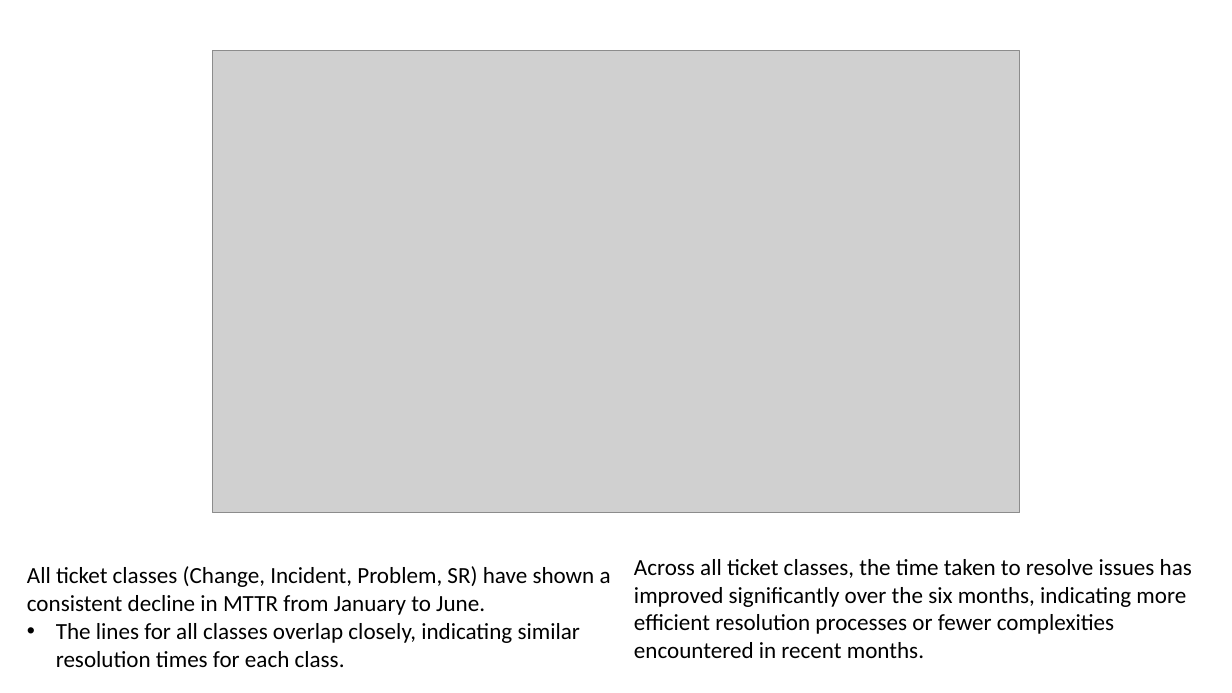
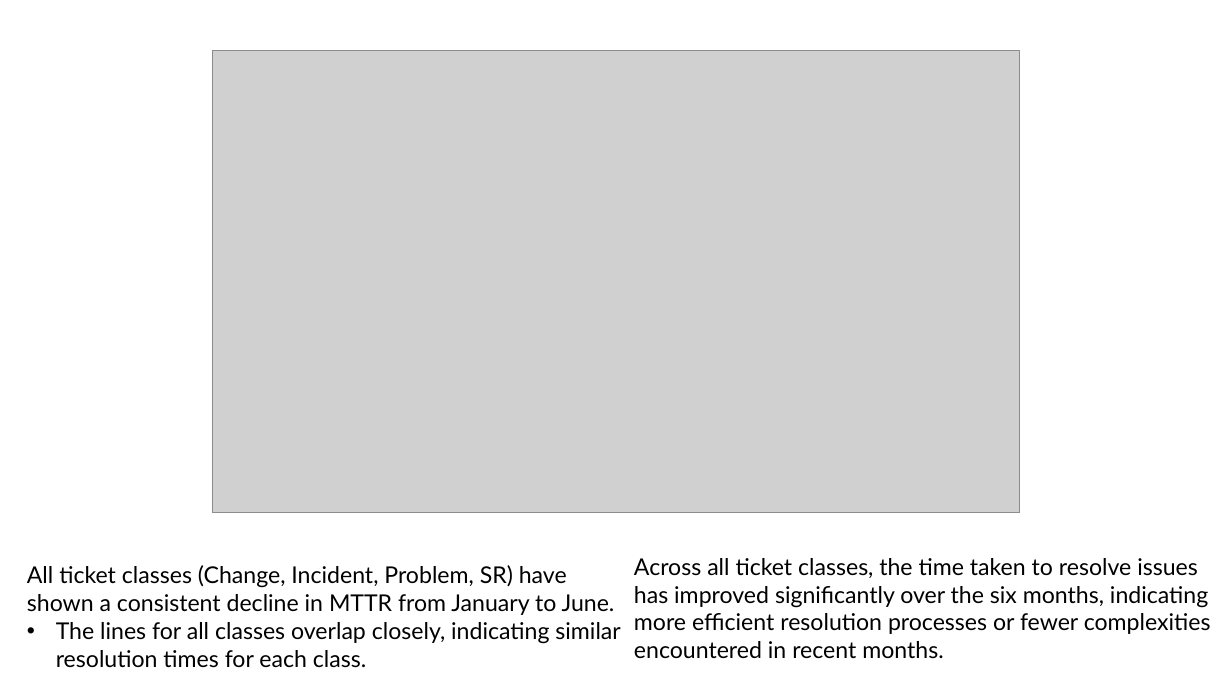
Before and after one commit to chvaldez10/MEng-Fall-Group, a slide deck: slide 5 of ENSF 607/Assignment 3/documents/Ticket Dashboard Presentation.pptx. Drawn at 1232x693 pixels with LibreOffice and Linux fonts; fonts in the diff are those of the drawing; grey boxes stand for pictures. Boxes give left, top, right and bottom in pixels: in the first picture for what was removed or moved away, otherwise in the second. Text is boxed around its words. In the diff, an @@ line names an element or a change of style, - is before the commit and + after.

```diff
--- a/ENSF 607/Assignment 3/documents/Ticket Dashboard Presentation.pptx
+++ b/ENSF 607/Assignment 3/documents/Ticket Dashboard Presentation.pptx
@@ text "All ticket classes (Change, Incident, ..." at box(27, 565, 620, 668): font Calibri to Lato @@
@@ text "Across all ticket classes, the ..." at box(634, 558, 1211, 658): font Calibri to Lato @@
```
Also in this commit, not shown: 4 other slides changed, 2 slides removed.
